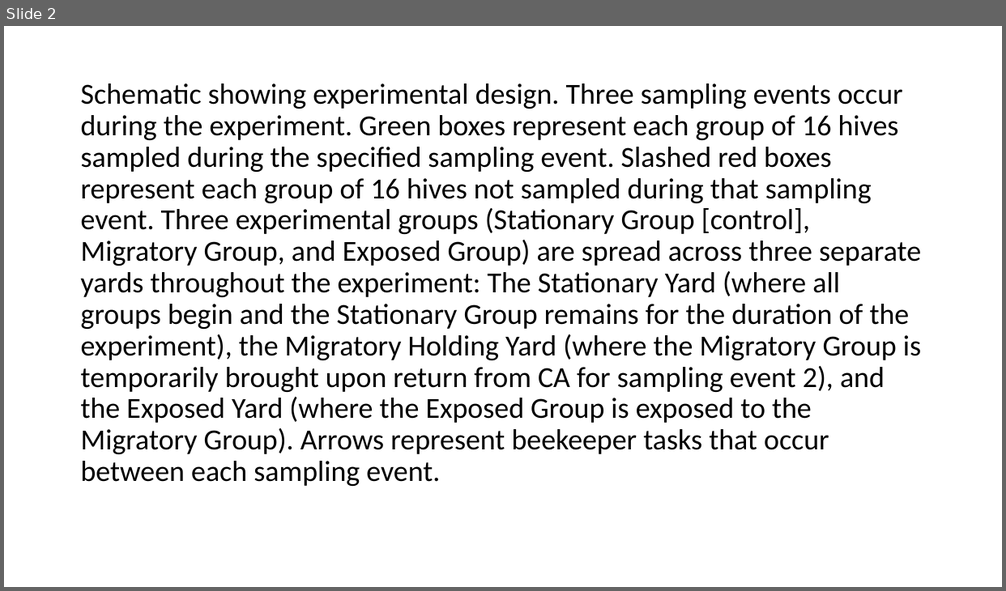
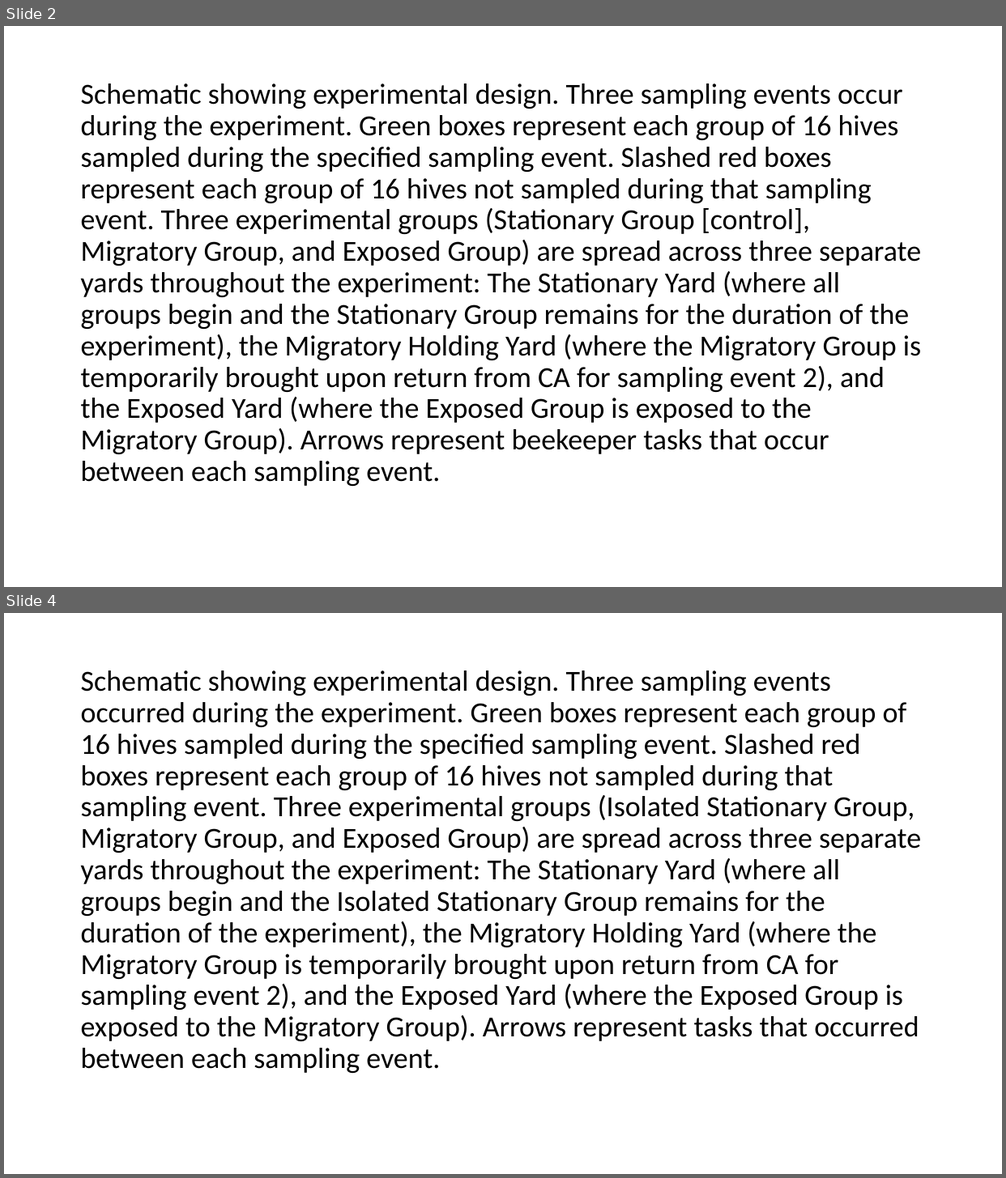
Before and after one commit to samanthaannalger/AlgerProjects, a slide deck: MigratoryStationary/DesignSchematic/Mig:Sta_Experiment_Schem .pptx. Shown one above the other, each under a label of ours: slide 2 before the commit, slides 2 and 4 after it; the slides between them are not shown. The pictures are 1006x591 and 1006x1178 pixels, drawn with LibreOffice and Linux fonts; fonts in the diff are those of the drawing. Boxes give left, top, right and bottom in pixels: in the first picture for what was removed or moved away, otherwise in the second. Text is boxed around its words. In the diff, an @@ line names an element or a change of style, - is before the commit and + after.

```diff
--- a/MigratoryStationary/DesignSchematic/Mig:Sta_Experiment_Schem .pptx
+++ b/MigratoryStationary/DesignSchematic/Mig:Sta_Experiment_Schem .pptx
@@ slide 4 added at (4, 613, 1002, 1174), background #FFFFFF @@
@@ text added at (81, 671, 921, 1073), 28 pt, text #000000 @@
+Schematic showing experimental design. Three sampling events occurred during the experiment. Green boxes represent each group of 16 hives sampled during the specified sampling event. Slashed red boxes represent each group of 16 hives not sampled during that sampling event. Three experimental groups (Isolated Stationary Group, Migratory Group, and Exposed Group) are spread across three separate yards throughout the experiment: The Stationary Yard (where all groups begin and the Isolated Stationary Group remains for the duration of the experiment), the Migratory Holding Yard (where the Migratory Group is temporarily brought upon return from CA for sampling event 2), and the Exposed Yard (where the Exposed Group is exposed to the Migratory Group). Arrows represent tasks that occurred between each sampling event.
```
Also in this commit, not shown: 1 other slide added, 22 other files.
